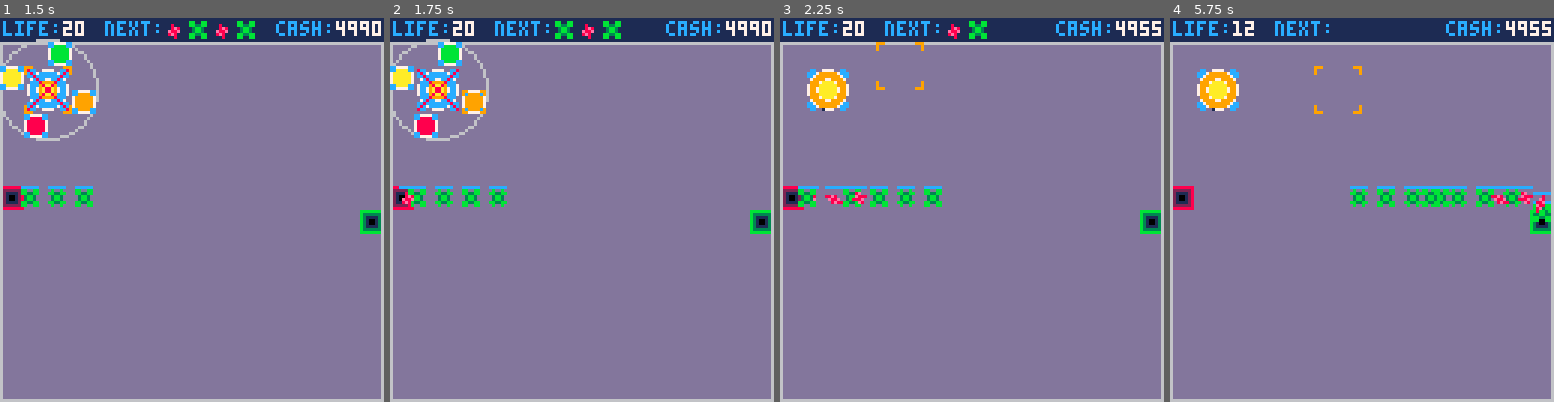
Above: before the commit, frames 1-4 (left to right).
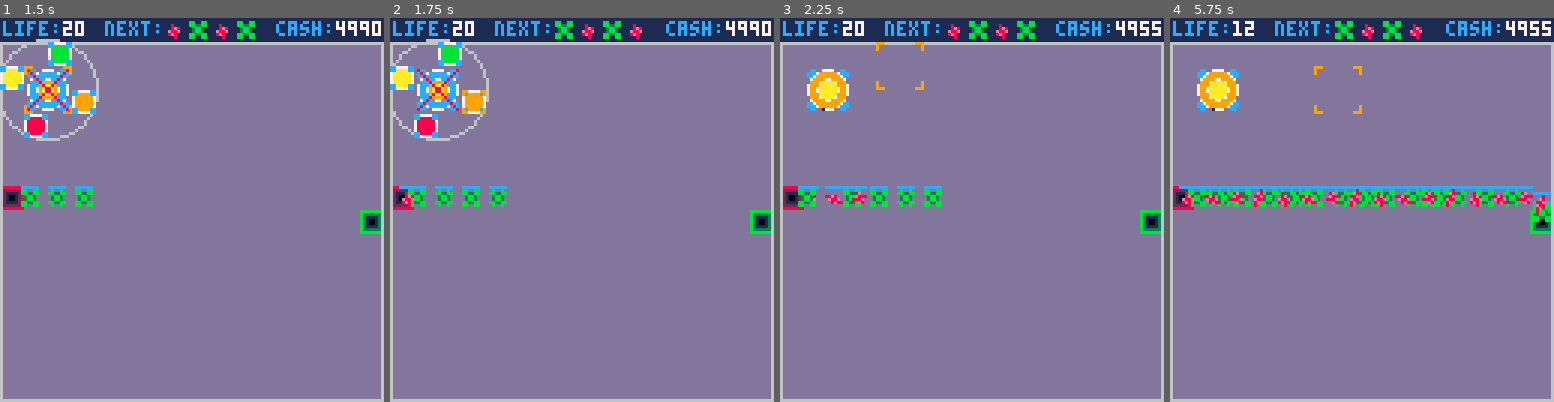
Above: after the commit, the same moments.

Repository: langchr86/pico-bubble-towers
Game: PICO-8 cartridge pico-proto.p8
The game is run twice, just before and just after one commit, with the same random seed, the same clock (stepped at 60 frames per second) and the same inputs.
Inputs:
- Up to frame 1 (1.5 s): tap X (X key) at 0.33, 1.07 s; tap O (Z key) at 0.7 s
- Up to frame 2 (1.75 s): hold Right from 1.6 s (still down); tap O (Z key) at 1.7 s
- Up to frame 3 (2.25 s): tap X (X key) at 1.85 s; release Right at 2.1 s; tap O (Z key) at 2.1 s; hold Up from 2.15 s (still down)
- Up to frame 4 (5.75 s): release Up at 2.42 s; hold Right 2.47-3.03 s; tap O (Z key) every 0.4 s from 2.5 to 5.7 s; tap X (X key) at 2.97, 4.08, 5.2 s; hold Left 3.08-3.58 s; hold Down 3.63-3.97 s; hold Right 4.02-4.68 s; hold Up 4.73-5.03 s; hold Left 5.08-5.68 s; hold Down from 5.73 s (still down)

Frame 1 is identical in both runs. In frame 2, less than 0.1% of the frame differs, in the area x 62-66%, y 1-6%; in frame 3, 0.2%; in frame 4, 2.9%, in the area x 2-82%, y 0-50%.

Commit message:
remove "add waves" menu but simply add much more waves by default

Diff:
--- a/src/menu.lua
+++ b/src/menu.lua
@@ -2,7 +2,6 @@
 
 ---@class Menu
 ---@field running boolean
----@field wave_handler function
 ---@field debug_info_handler function
 Menu = {}
 Menu.__index = Menu
@@ -11,14 +10,9 @@
 function Menu:New()
   local o = {
     running = true,
-    wave_handler = nil,
     debug_info_handler = nil,
   }
   return --[[---@type Menu]] setmetatable(o, self)
-end
-
-function Menu:SetWaveHandler(wave_handler)
-  self.wave_handler = wave_handler
 end
 
 function Menu:SetDebugInfoHandler(debug_info_handler)
@@ -36,8 +30,7 @@
     menuitem(1, "start animation", HandleRunningWrapper)
   end
 
-  menuitem(2, "add waves", self.wave_handler)
-  menuitem(3, "toggle debg info", self.debug_info_handler)
+  menuitem(2, "toggle debg info", self.debug_info_handler)
 end
 
 function Menu:HandleRunning()
--- a/src/pico-proto.lua
+++ b/src/pico-proto.lua
@@ -17,12 +17,7 @@
 
 local cursor = Cursor:New()
 local session = Session:New(cursor)
-session:AddWaves(CreateWaveList(5))
-
-local function AddNewWaves()
-  session:AddWaves(CreateWaveList(5))
-end
-menu:SetWaveHandler(AddNewWaves)
+session:AddWaves(CreateWaveList(100))
 
 ---@type boolean
 g_show_debug_info = false
